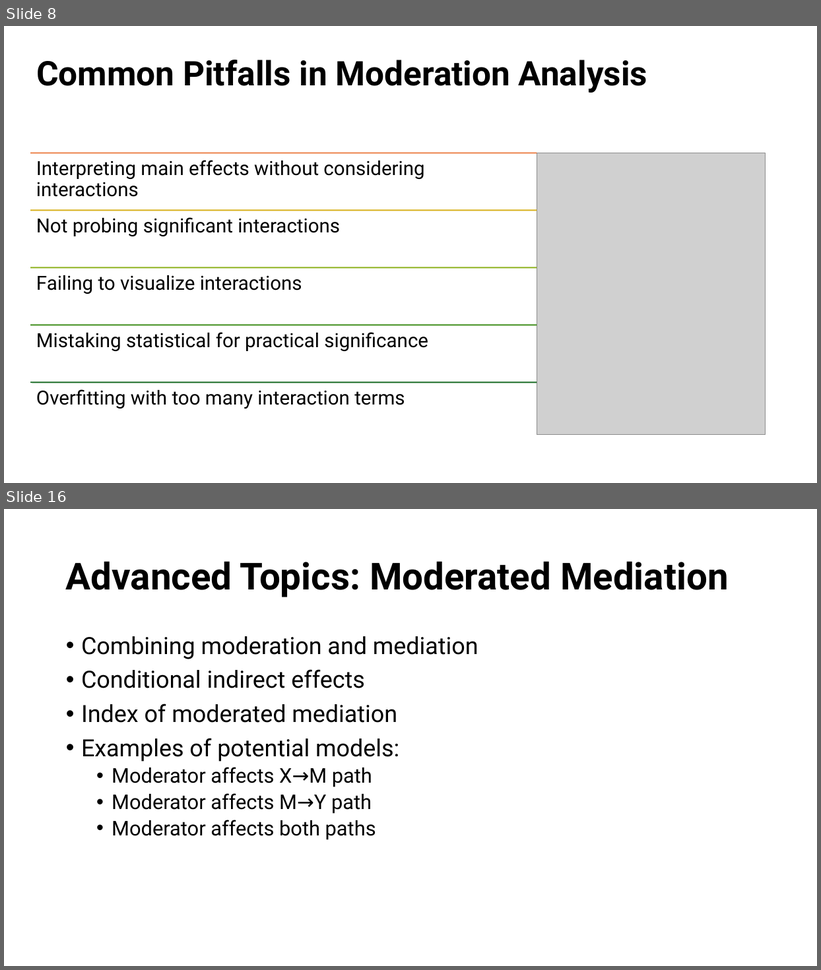
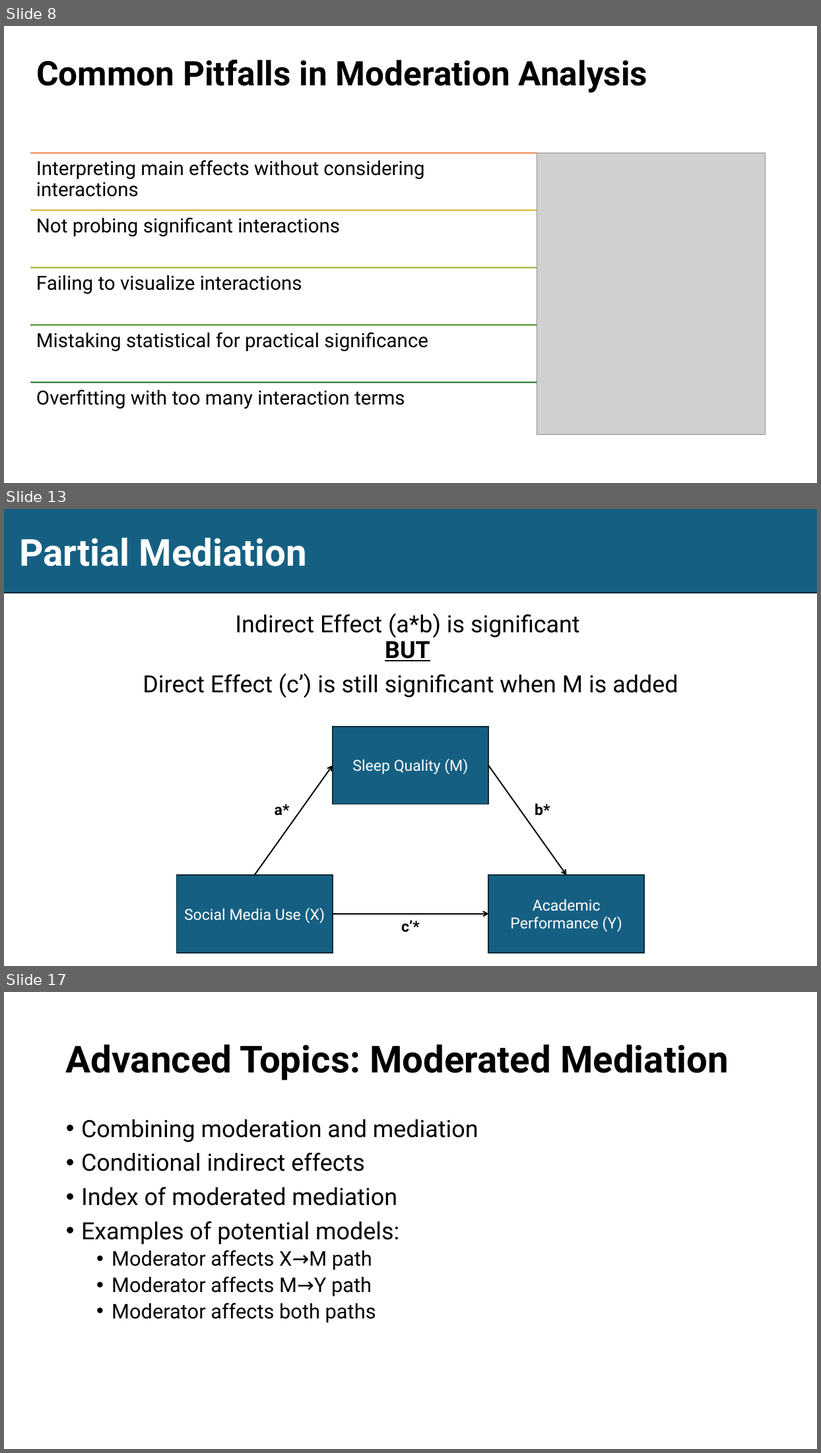
Before and after one commit to EwokOzwok/Data-Analysis-II---CBHPAR-Seminar, a slide deck: Data Analysis II - Mediation and Moderation.pptx. Shown one above the other, each under a label of ours: slides 8 and 16 before the commit, slides 8, 13 and 17 after it; the slides between them are not shown. The pictures are 821x970 and 821x1453 pixels, drawn with LibreOffice and Linux fonts; fonts in the diff are those of the drawing; grey boxes stand for pictures. Boxes give left, top, right and bottom in pixels: in the first picture for what was removed or moved away, otherwise in the second. Text is boxed around its words. In the diff, an @@ line names an element or a change of style, - is before the commit and + after.

Commit message:
Mediation Updates

```diff
--- a/Data Analysis II - Mediation and Moderation.pptx
+++ b/Data Analysis II - Mediation and Moderation.pptx
@@ slide 13 added at bbox=[4, 509, 817, 966], background #FFFFFF @@
@@ rectangle added at bbox=[4, 509, 817, 593], fill #156082, outline #092A39 1.5 pt @@
@@ title added at bbox=[19, 537, 307, 566], 44 pt, text #FFFFFF, bold @@
+Partial Mediation
@@ text added at bbox=[143, 613, 678, 698], 28 pt, text #000000 @@
+Indirect Effect (a*b) is significant
+BUT
+Direct Effect (c’) is still significant when M is added
@@ group added at bbox=[177, 727, 645, 953]: 3 rectangles, 3 arrows, 3 texts @@
+Social Media Use (X)
+Academic Performance (Y)
+Sleep Quality (M)
+a*
+b*
+c’*
@@ what was slide 16 is now slide 17 @@
```
Also in this commit, not shown: 8 slides changed, 3 other files.
